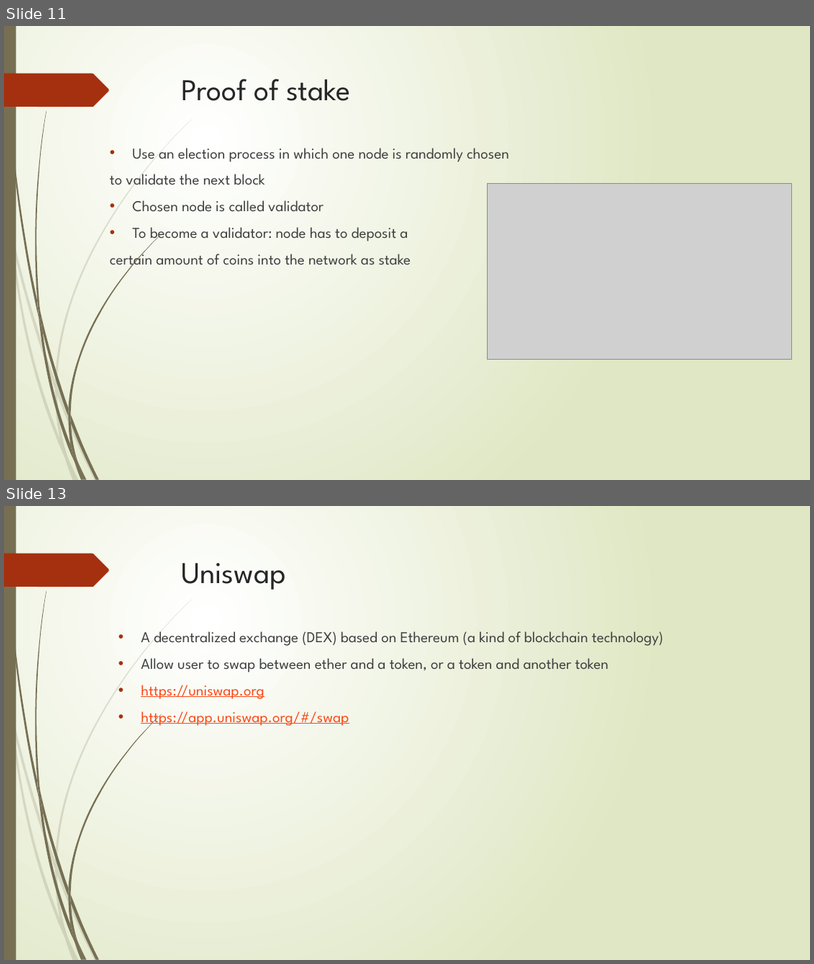
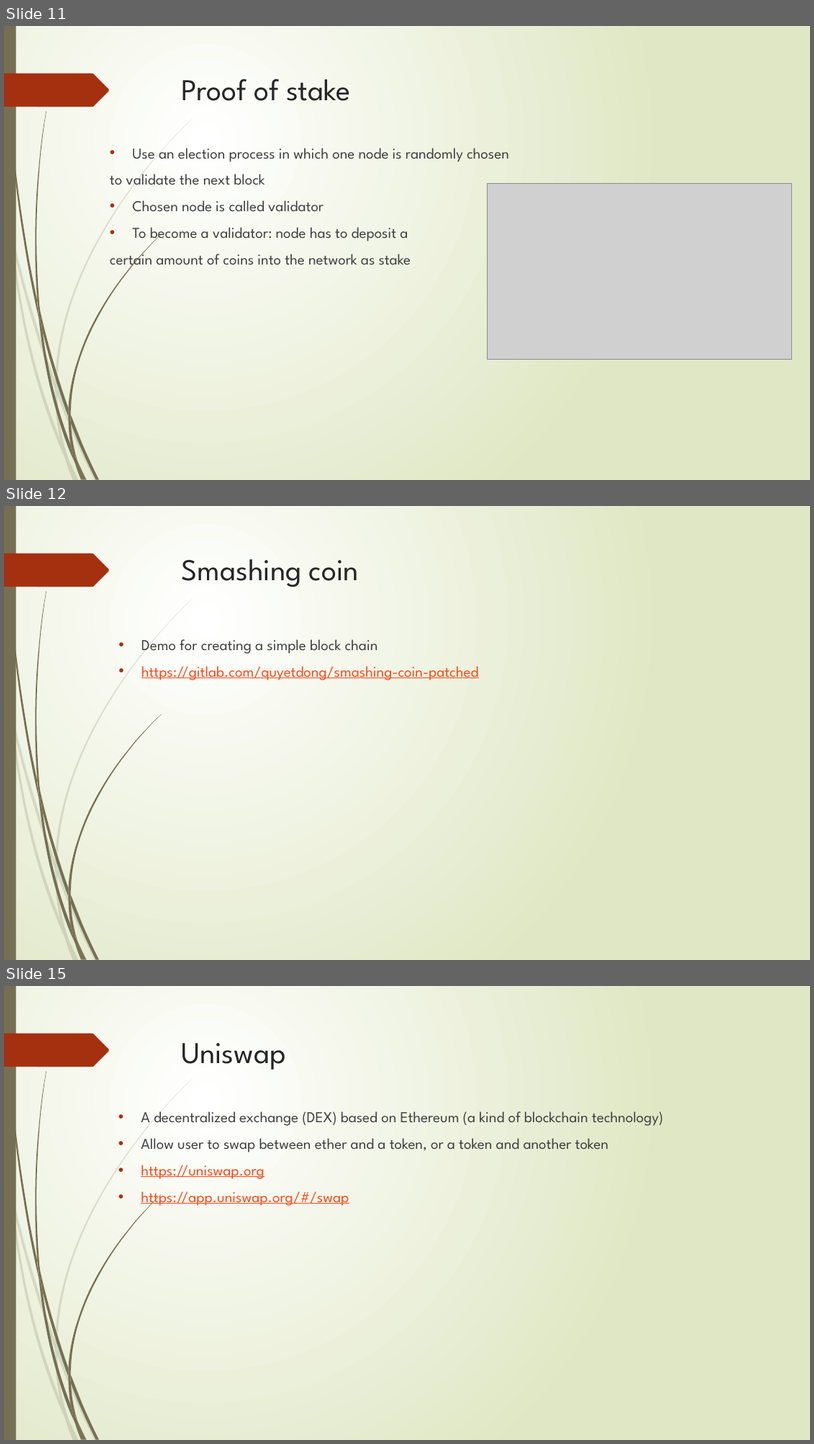
Before and after one commit to quyetdong/software-documents, a slide deck: blockchain_introduction_development.pptx. Shown one above the other, each under a label of ours: slides 11 and 13 before the commit, slides 11, 12 and 15 after it; the slides between them are not shown. The pictures are 814x964 and 814x1444 pixels, drawn with LibreOffice and Linux fonts; fonts in the diff are those of the drawing; grey boxes stand for pictures. Boxes give left, top, right and bottom in pixels: in the first picture for what was removed or moved away, otherwise in the second. Text is boxed around its words. In the diff, an @@ line names an element or a change of style, - is before the commit and + after.

Commit message:
update blockchain doc

```diff
--- a/blockchain_introduction_development.pptx
+++ b/blockchain_introduction_development.pptx
@@ slide 12 added at [4, 506, 810, 960], background gradient #FFFFFF to #DFE8C4; not listed: 24 template elements that a slide beside it also shows @@
@@ title added at [182, 559, 359, 587], 36 pt, text #262626 @@
+Smashing coin
@@ text added at [142, 639, 479, 680], 18 pt, text #FB4A18, underline @@
+• Demo for creating a simple block chain
+• https://gitlab.com/quyetdong/smashing-coin-patched
@@ what was slide 13 is now slide 15 @@
```
Also in this commit, not shown: 2 slides changed.
